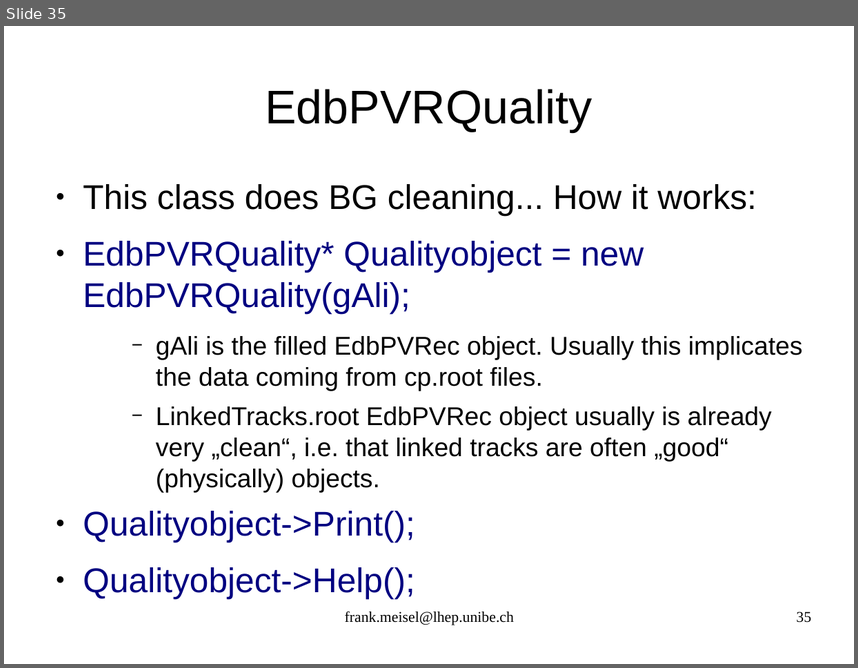
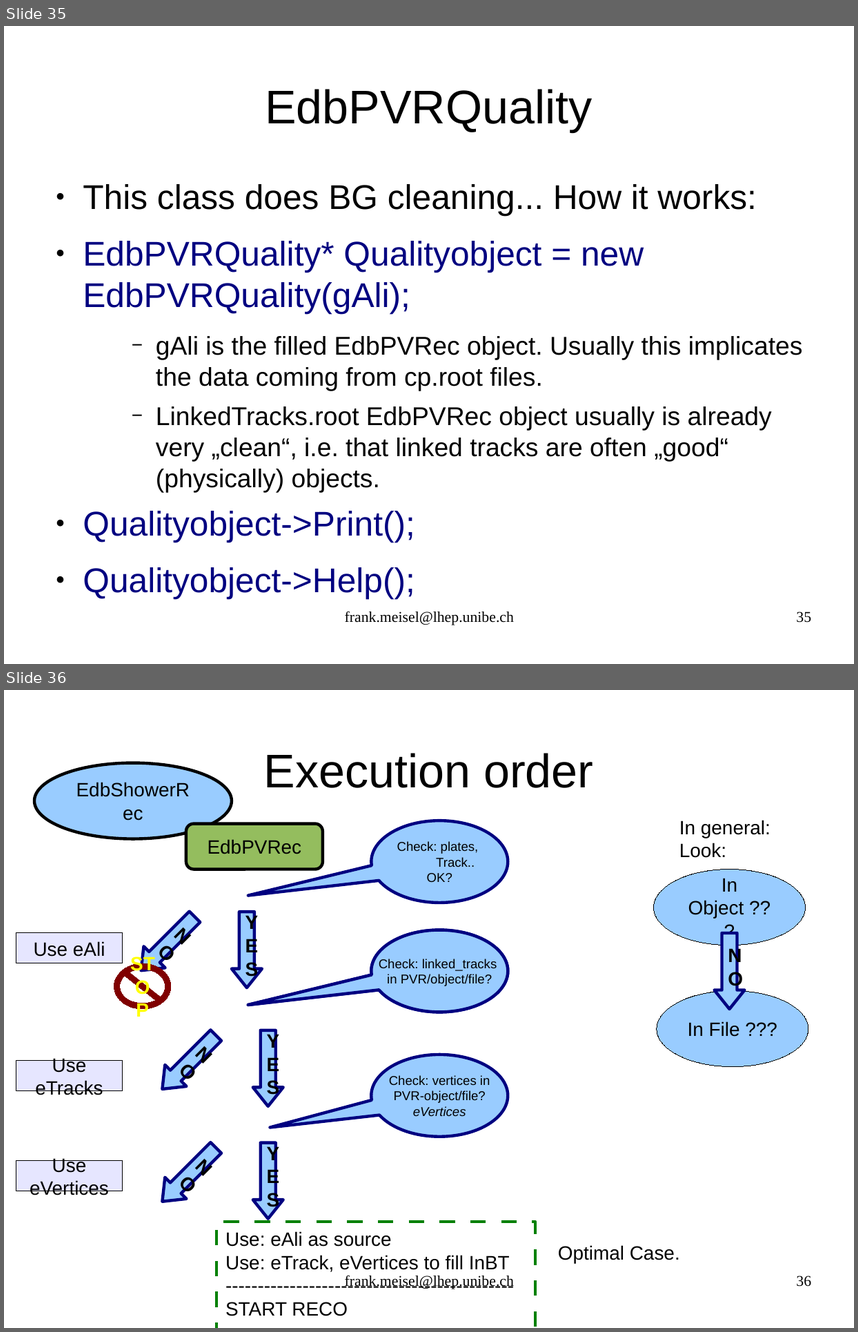
Before and after one commit to antonioiuliano2/fedra, a slide deck: src/libShower/documentation/libShowerMANUAL.odp. Shown one above the other, each under a label of ours: slide 35 before the commit, slides 35 and 36 after it. The pictures are 858x668 and 858x1332 pixels, drawn with LibreOffice and Linux fonts; fonts in the diff are those of the drawing. Boxes give left, top, right and bottom in pixels: in the first picture for what was removed or moved away, otherwise in the second. Text is boxed around its words. In the diff, an @@ line names an element or a change of style, - is before the commit and + after.

```diff
--- a/src/libShower/documentation/libShowerMANUAL.odp
+++ b/src/libShower/documentation/libShowerMANUAL.odp
@@ slide 36 added at <box>4,690,854,1328</box>, background #FFFFFF @@
@@ ellipse added at <box>34,762,232,838</box>, fill #99CCFF, outline #000000 2.83 pt, 18 pt, text #000000 @@
+EdbShowerRec
@@ title added at <box>264,753,593,788</box>, 44 pt, text #000000 @@
+Execution order
@@ rounded rectangle added at <box>186,823,323,869</box>, fill #94BD5E, outline #000000 2.83 pt, 18 pt, text #000000 @@
+EdbPVRec
@@ speech bubble added at <box>371,820,508,902</box>, fill #99CCFF, outline #000080 2.83 pt, 12 pt, text #000000 @@
+Check: plates,
+Track..
+OK?
@@ text added at <box>680,820,771,858</box>, 18 pt, text #000000 @@
+In general:
+Look:
@@ ellipse added at <box>654,869,806,945</box>, fill #99CCFF, outline #000000 0 pt, 18 pt, text #000000 @@
+In Object ???
@@ down arrow added at <box>130,907,205,981</box>, fill #99CCFF, outline #000080 2.83 pt, 18 pt, text #000000, bold @@
+NO
@@ down arrow added at <box>232,911,261,987</box>, fill #99CCFF, outline #000080 2.83 pt, 18 pt, text #000000, bold @@
+YES
@@ rectangle added at <box>16,933,123,963</box>, fill #E6E6FF, outline #000000 0 pt, 18 pt, text #000000 @@
+Use eAli
@@ speech bubble added at <box>371,930,508,1012</box>, fill #99CCFF, outline #000080 2.83 pt, 12 pt, text #000000 @@
+Check: linked_tracks
+in PVR-object?
+eTracks
@@ speech bubble added at <box>371,930,508,1012</box>, fill #99CCFF, outline #000080 2.83 pt, 12 pt, text #000000 @@
+Check: linked_tracks
+in PVR/object/file?
@@ down arrow added at <box>715,933,744,1009</box>, fill #99CCFF, outline #000080 2.83 pt, 18 pt, text #000000, bold @@
+NO
@@ no-entry sign added at <box>114,963,172,1009</box>, fill #800000, outline #800000 0 pt, 18 pt, text #FFFF00, bold @@
+STOP
@@ ellipse added at <box>657,991,809,1067</box>, fill #99CCFF, outline #000000 0 pt, 18 pt, text #000000 @@
+In File ???
@@ down arrow added at <box>152,1025,226,1099</box>, fill #99CCFF, outline #000080 2.83 pt, 18 pt, text #000000, bold @@
+NO
@@ down arrow added at <box>253,1030,283,1106</box>, fill #99CCFF, outline #000080 2.83 pt, 18 pt, text #000000, bold @@
+YES
@@ rectangle added at <box>16,1061,123,1090</box>, fill #E6E6FF, outline #000000 0 pt, 18 pt, text #000000 @@
+Use eTracks
@@ speech bubble added at <box>371,1054,508,1136</box>, fill #99CCFF, outline #000080 2.83 pt, 12 pt, text #000000 @@
+Check: vertices in
+PVR-object/file?
+eVertices
@@ down arrow added at <box>152,1137,226,1212</box>, fill #99CCFF, outline #000080 2.83 pt, 18 pt, text #000000, bold @@
+NO
@@ down arrow added at <box>253,1143,283,1219</box>, fill #99CCFF, outline #000080 2.83 pt, 18 pt, text #000000, bold @@
+YES
@@ rectangle added at <box>16,1161,123,1191</box>, fill #E6E6FF, outline #000000 0 pt, 18 pt, text #000000 @@
+Use eVertices
@@ rectangle added at <box>217,1221,535,1328</box>, outline #008000 2.83 pt, 18 pt, text #000000 @@
+Use: eAli as source
+Use: eTrack, eVertices to fill InBT
+---------------------------------------------
+START RECO
@@ text added at <box>558,1245,680,1263</box>, 18 pt, text #000000 @@
+Optimal Case.
@@ text added at <box>345,1274,514,1289</box>, 14 pt, text #000000 @@
+frank.meisel@lhep.unibe.ch
@@ page number added at <box>796,1275,811,1286</box>, 14 pt, text #000000 @@
+36
```
Also in this commit, not shown: 1 other slide added, 2 other files.
